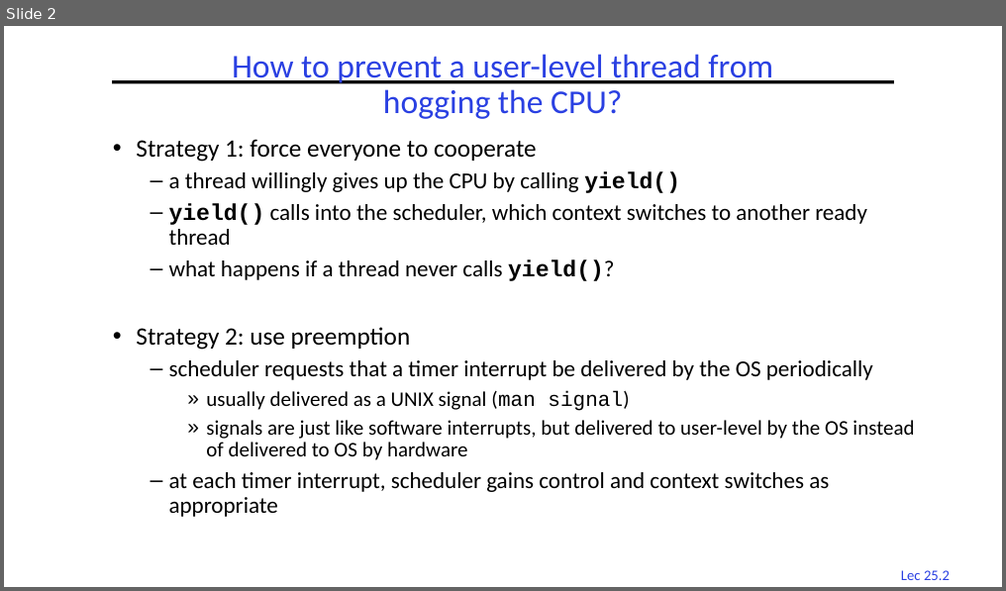
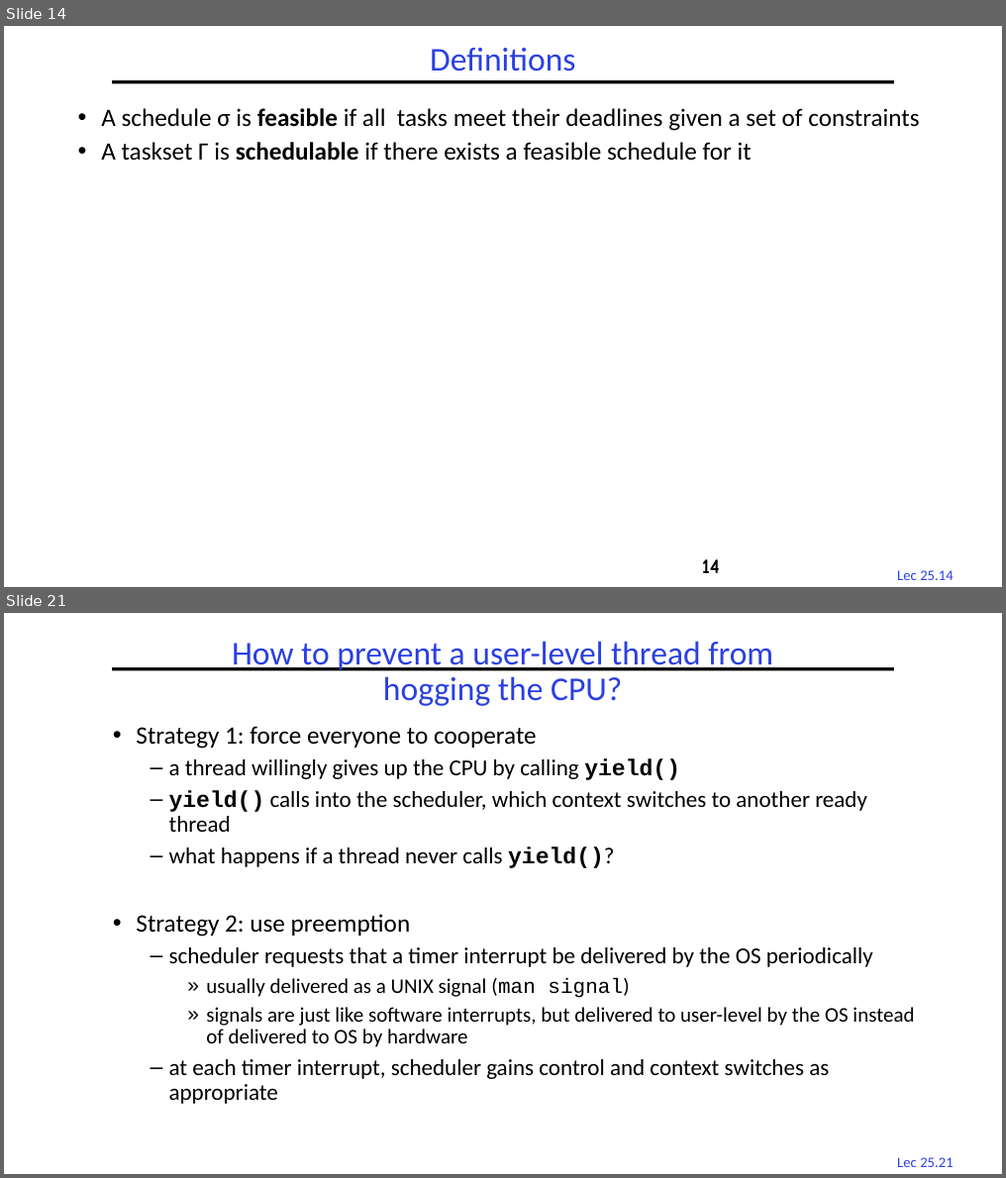
Before and after one commit to guhofstra/CSC256Fa25, a slide deck: PPTs/Deleted SLides.pptx. Shown one above the other, each under a label of ours: slide 2 before the commit, slides 14 and 21 after it; the slides between them are not shown. The pictures are 1006x591 and 1006x1178 pixels, drawn with LibreOffice and Linux fonts; fonts in the diff are those of the drawing. Boxes give left, top, right and bottom in pixels: in the first picture for what was removed or moved away, otherwise in the second. Text is boxed around its words. In the diff, an @@ line names an element or a change of style, - is before the commit and + after.

```diff
--- a/PPTs/Deleted SLides.pptx
+++ b/PPTs/Deleted SLides.pptx
@@ slide 14 added at [4, 26, 1002, 587], background #FFFFFF; not listed: 2 template elements that a slide beside it also shows @@
@@ title added at [430, 48, 575, 72], 32 pt, text #2A40E2 @@
+Definitions
@@ text added at [101, 108, 919, 161], 24 pt, text #000000 @@
+• A schedule σ is feasible if all tasks meet their deadlines given a set of constraints
+• A taskset Γ is schedulable if there exists a feasible schedule for it
@@ page number added at [702, 560, 720, 573], 20 pt, text #000000 @@
+14
@@ what was slide 2 is now slide 21 @@
@@ page number at [897, 1157, 953, 1167]: text changed @@
-Lec 25.2
+Lec 25.21
```
Also in this commit, not shown: 18 other slides added, 19 other files.
